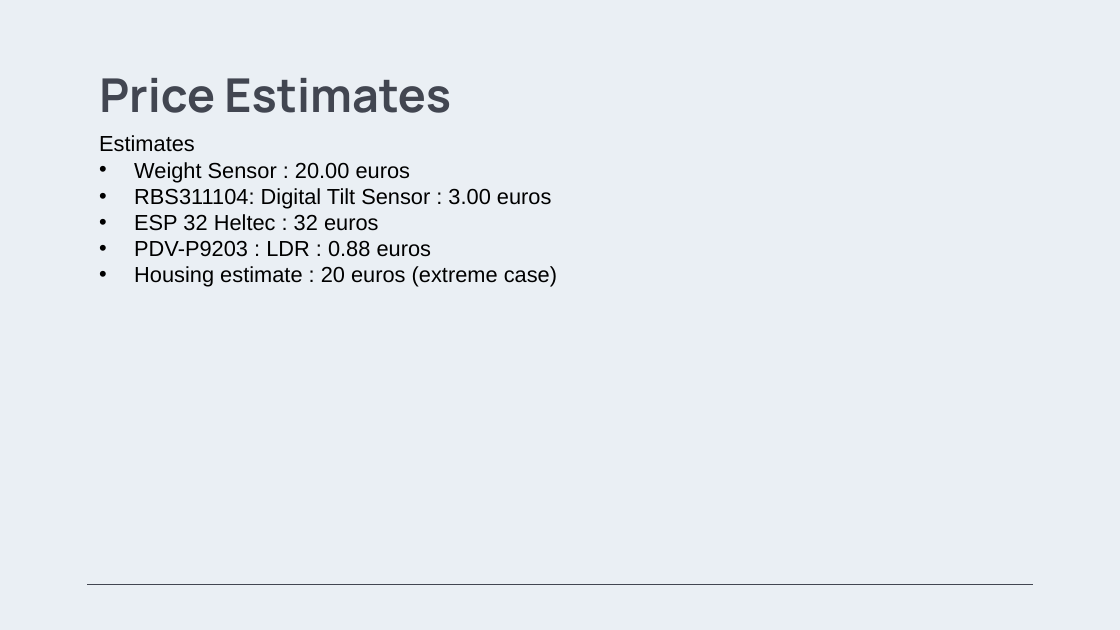
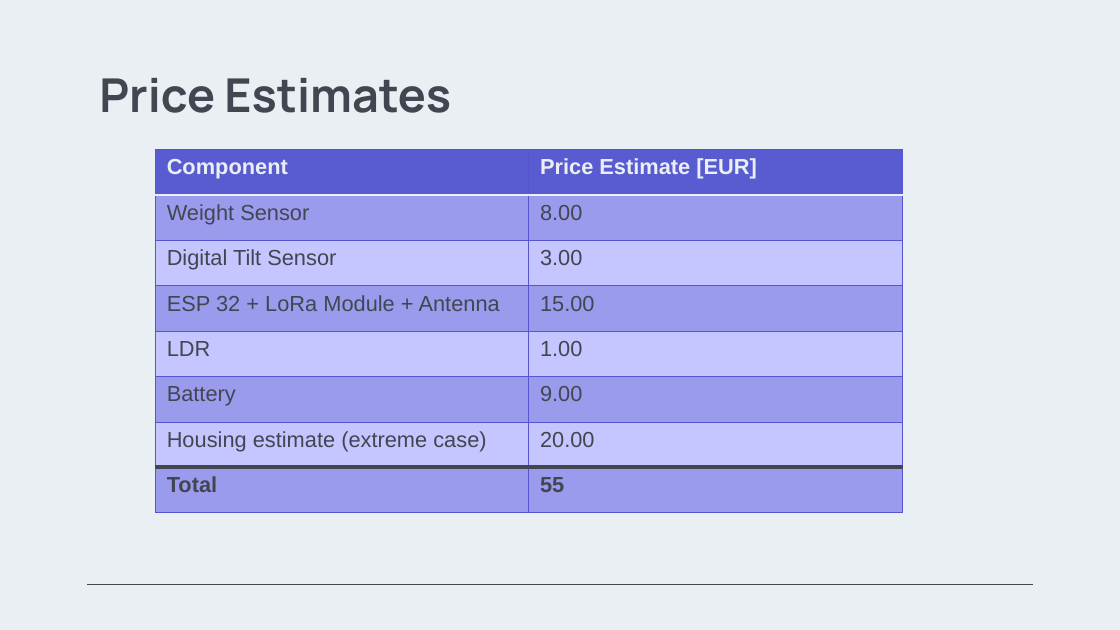
Before and after one commit to AbhinavK02/LoRaProject, a slide deck: slide 9 of A.1 Pitch Presentation/The_Talking_Mailbox_Pitch.pptx (slide 10 before the commit). Drawn at 1120x630 pixels with LibreOffice and Linux fonts; fonts in the diff are those of the drawing; background and template pictures are left out. Boxes give left, top, right and bottom in pixels: in the first picture for what was removed or moved away, otherwise in the second. Text is boxed around its words. In the diff, an @@ line names an element or a change of style, - is before the commit and + after.

```diff
--- a/A.1 Pitch Presentation/The_Talking_Mailbox_Pitch.pptx
+++ b/A.1 Pitch Presentation/The_Talking_Mailbox_Pitch.pptx
@@ text removed at <box>99,135,557,287</box> @@
-Estimates
-• Weight Sensor : 20.00 euros
-• RBS311104: Digital Tilt Sensor : 3.00 euros
-• ESP 32 Heltec : 32 euros
-• PDV-P9203 : LDR : 0.88 euros
-• Housing estimate : 20 euros (extreme case)
@@ table added at <box>156,150,902,513</box>, 8 rows, 2 columns @@
+Component | Price Estimate [EUR]
+Weight Sensor | 8.00
+Digital Tilt Sensor | 3.00
+ESP 32 + LoRa Module + Antenna | 15.00
+LDR | 1.00
+Battery | 9.00
+Housing estimate (extreme case) | 20.00
+Total | 55
```
Also in this commit, not shown: 6 other slides changed, 15 other files.
